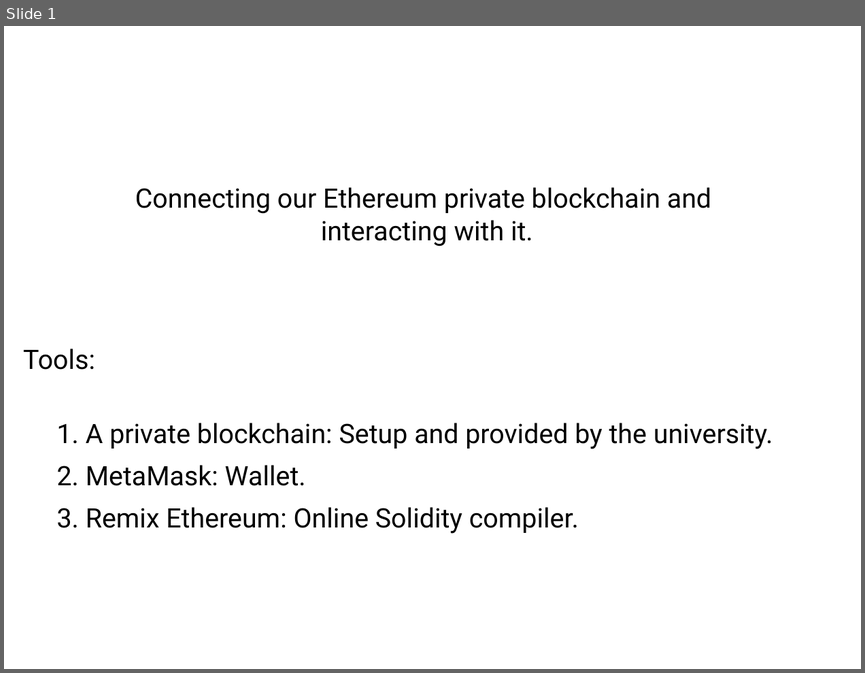
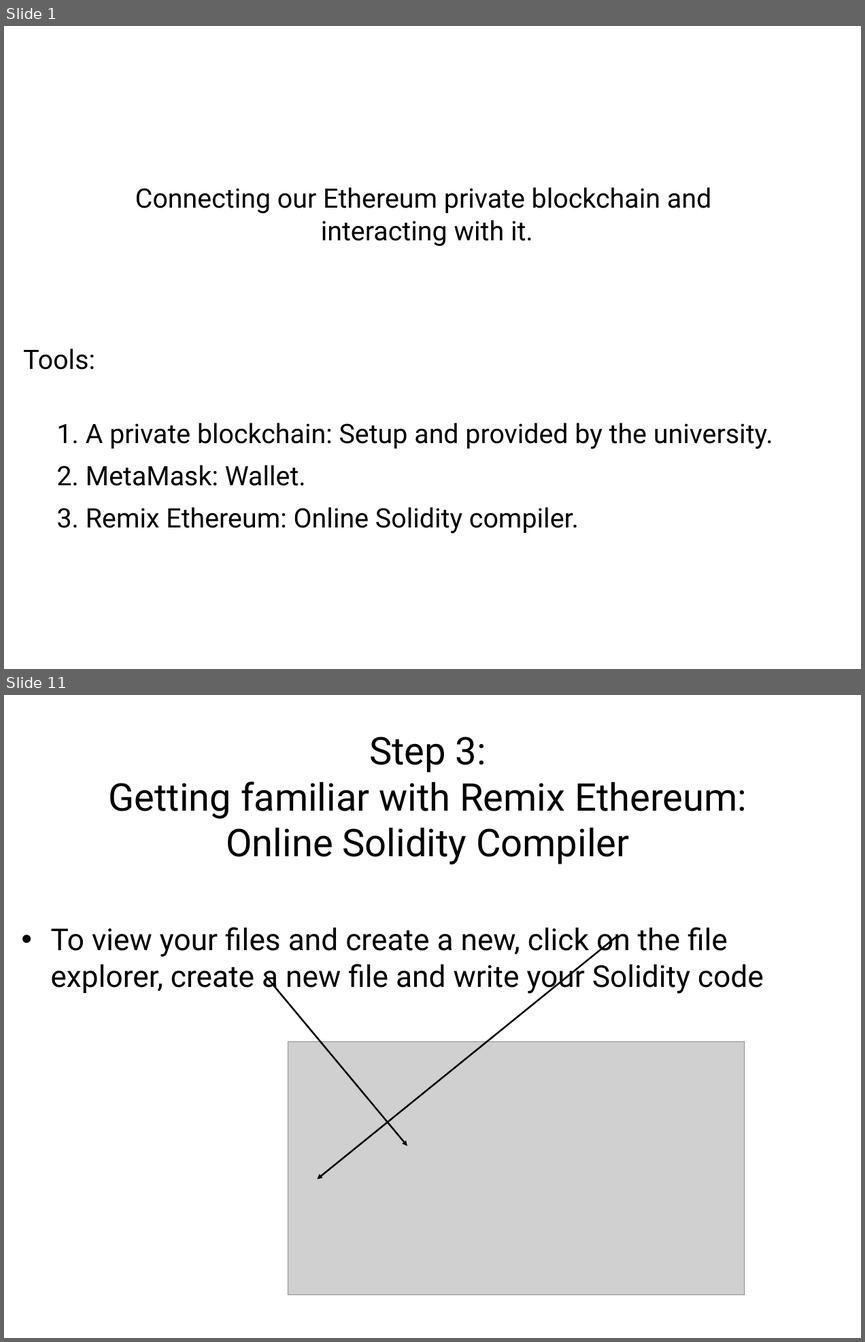
Before and after one commit to solegga/blockchaincourse, a slide deck: How_to_connect_to_university_of_edinburgh_private_blockchain.pptx. Shown one above the other, each under a label of ours: slide 1 before the commit, slides 1 and 11 after it; the slides between them are not shown. The pictures are 865x673 and 865x1342 pixels, drawn with LibreOffice and Linux fonts; fonts in the diff are those of the drawing; grey boxes stand for pictures. Boxes give left, top, right and bottom in pixels: in the first picture for what was removed or moved away, otherwise in the second. Text is boxed around its words. In the diff, an @@ line names an element or a change of style, - is before the commit and + after.

Commit message:
Update instructions with new remix interface

```diff
--- a/How_to_connect_to_university_of_edinburgh_private_blockchain.pptx
+++ b/How_to_connect_to_university_of_edinburgh_private_blockchain.pptx
@@ slide 11 added at [4, 695, 861, 1338], background #FFFFFF @@
@@ text added at [108, 736, 747, 864], 45.6 pt, text #000000 @@
+Step 3:
+Getting familiar with Remix Ethereum:
+Online Solidity Compiler
@@ text added at [51, 927, 764, 994], 36 pt, text #000000 @@
+• To view your files and create a new, click on the file explorer, create a new file and write your Solidity code
@@ freeform shape added at [317, 937, 616, 1179], outline #000000 2.01 pt @@
@@ freeform shape added at [265, 975, 407, 1146], outline #000000 2.01 pt @@
@@ picture added at [288, 1041, 745, 1295] @@
```
Also in this commit, not shown: 21 slides changed, 2 other slides added, 1 other file.
